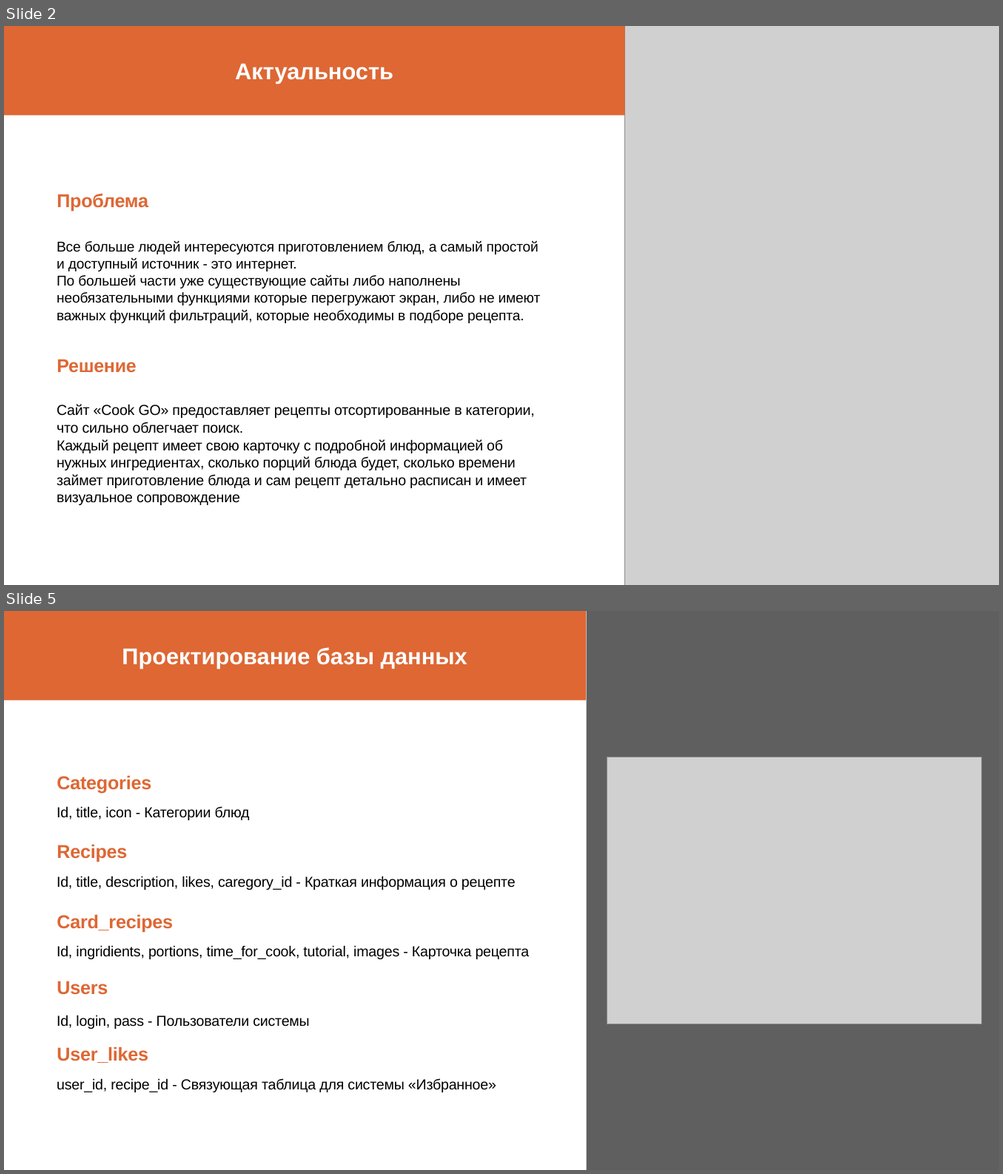
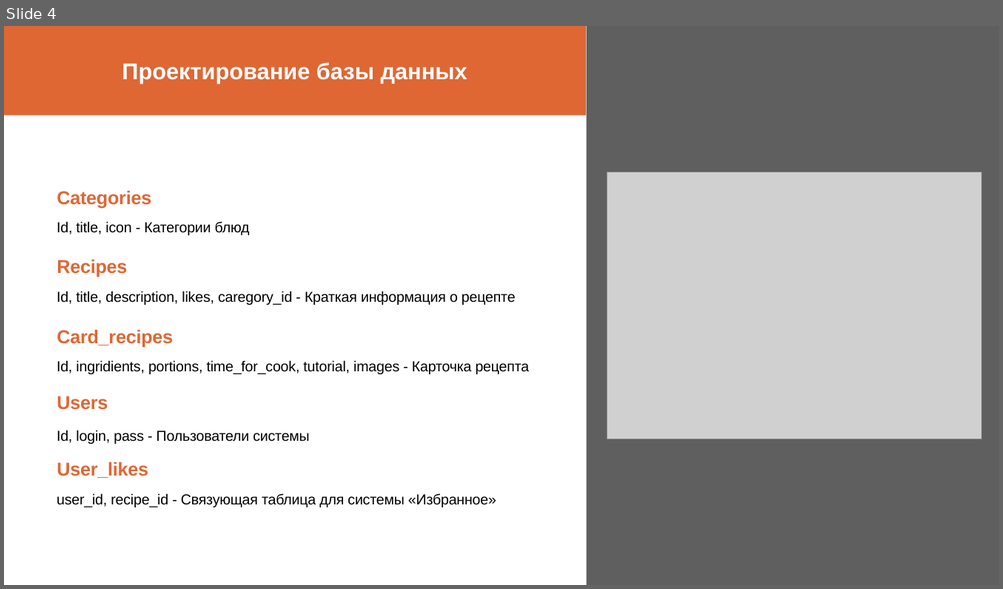
Before and after one commit to disaest/project-tpo, a slide deck: buskarov_pwp.pptx. Shown one above the other, each under a label of ours: slides 2 and 5 before the commit, slide 4 after it; the slides between them are not shown. The pictures are 1003x1174 and 1003x589 pixels, drawn with LibreOffice and Linux fonts; fonts in the diff are those of the drawing; grey boxes stand for pictures. Boxes give left, top, right and bottom in pixels: in the first picture for what was removed or moved away, otherwise in the second. Text is boxed around its words. In the diff, an @@ line names an element or a change of style, - is before the commit and + after.

```diff
--- a/buskarov_pwp.pptx
+++ b/buskarov_pwp.pptx
@@ slide 2 removed at bbox=[4, 26, 999, 585], background #FFFFFF @@
@@ rectangle removed at bbox=[4, 26, 625, 115] @@
-Актуальность
@@ picture removed at bbox=[624, 26, 999, 585] @@
@@ title removed at bbox=[57, 193, 148, 212] @@
-Проблема
@@ subtitle removed at bbox=[57, 241, 540, 323] @@
-Все больше людей интересуются приготовлением блюд, а самый простой и доступный источник - это интернет.
-По большей части уже существующие сайты либо наполнены необязательными функциями которые перегружают экран, либо не имеют важных функций фильтраций, которые необходимы в подборе рецепта.
@@ text removed at bbox=[57, 360, 136, 373] @@
-Решение
@@ text removed at bbox=[57, 404, 535, 506] @@
-Сайт «Cook GO» предоставляет рецепты отсортированные в категории, что сильно облегчает поиск.
-Каждый рецепт имеет свою карточку с подробной информацией об нужных ингредиентах, сколько порций блюда будет, сколько времени займет приготовление блюда и сам рецепт детально расписан и имеет визуальное сопровождение
@@ what was slide 5 is now slide 4 @@
```
Also in this commit, not shown: 4 slides changed, 2 slides added.
